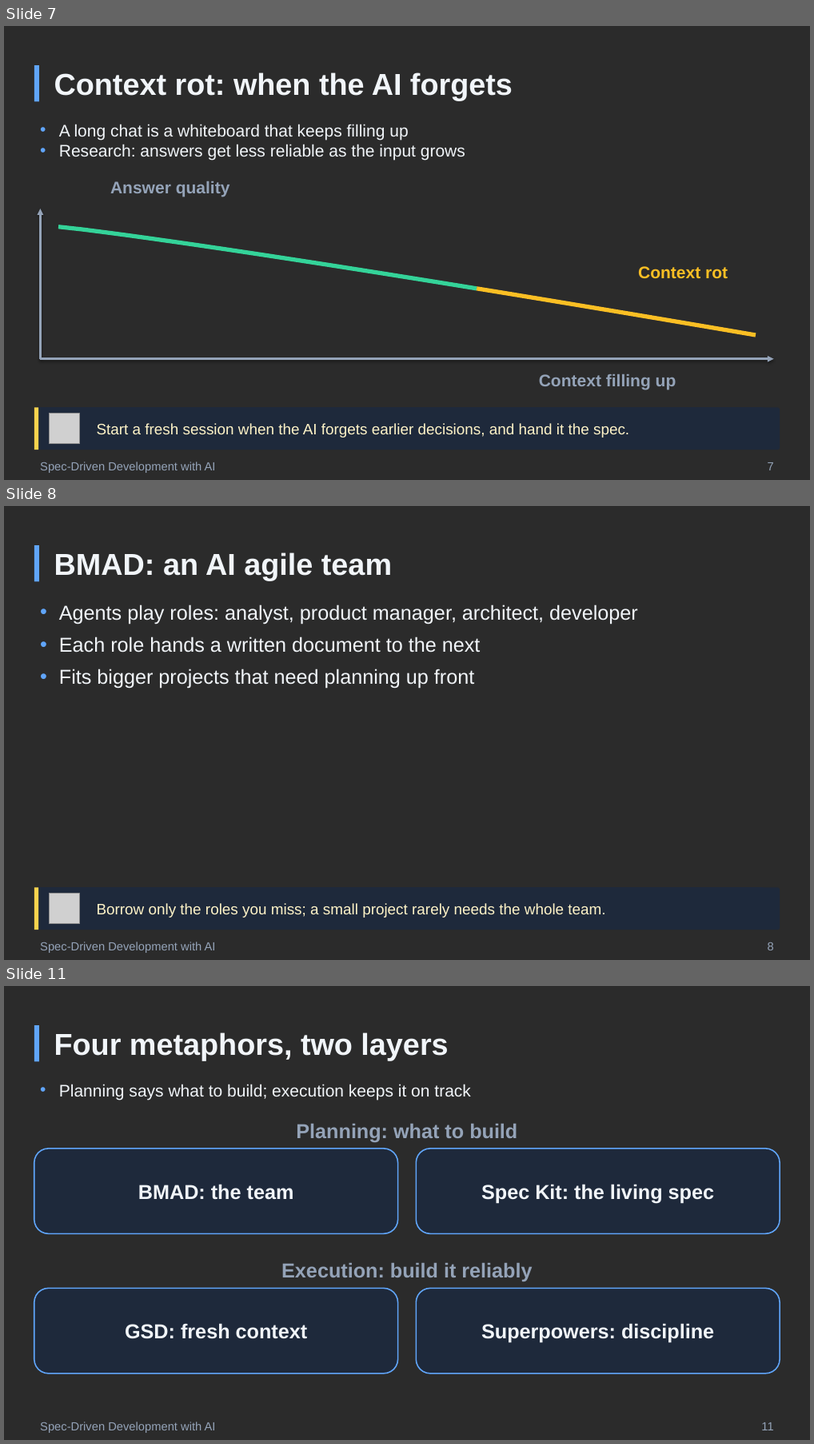
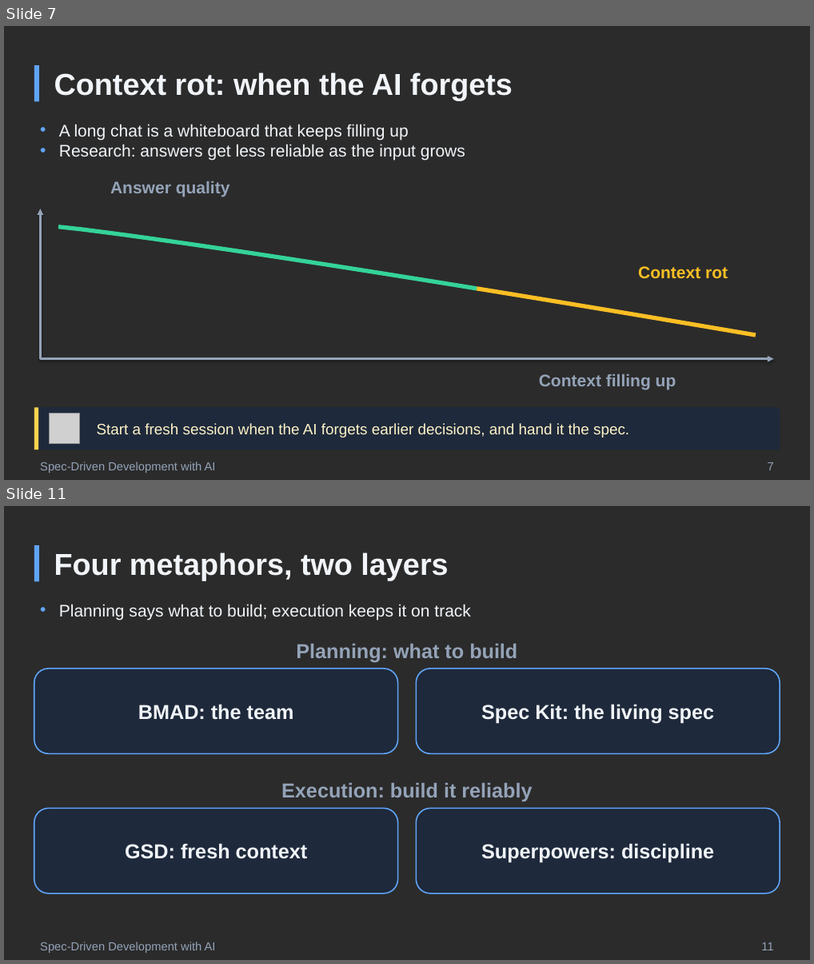
Before and after one commit to ronyronen/speckit-claude-presentation, a slide deck: presentation/speckit-workshop.pptx. Shown one above the other, each under a label of ours: slides 7, 8 and 11 before the commit, slides 7 and 11 after it; the slides between them are not shown. The pictures are 814x1444 and 814x964 pixels, drawn with LibreOffice and Linux fonts; fonts in the diff are those of the drawing; grey boxes stand for pictures; background and template pictures are left out; a plain dark background stands for a picture behind light text. Boxes give left, top, right and bottom in pixels: in the first picture for what was removed or moved away, otherwise in the second. Text is boxed around its words. In the diff, an @@ line names an element or a change of style, - is before the commit and + after.

```diff
--- a/presentation/speckit-workshop.pptx
+++ b/presentation/speckit-workshop.pptx
@@ slide 8 removed at [4,506,810,960], background picture (left out) @@
@@ rectangle removed at [34,545,39,582] @@
@@ text removed at [54,552,392,581] @@
-BMAD: an AI agile team
@@ text removed at [59,604,638,688] @@
-• Agents play roles: analyst, product manager, architect, developer
-• Each role hands a written document to the next
-• Fits bigger projects that need planning up front
@@ rounded rectangle removed at [34,887,780,929] @@
@@ rectangle removed at [34,887,38,929] @@
@@ picture removed at [50,893,80,924] @@
@@ text removed at [97,903,606,917] @@
-Borrow only the roles you miss; a small project rarely needs the whole team.
@@ text removed at [40,941,216,952] @@
-Spec-Driven Development with AI
@@ text removed at [768,942,774,950] @@
-8
```
Also in this commit, not shown: 1 slide changed, 4 slides added, 2 other slides removed, 10 other files.
